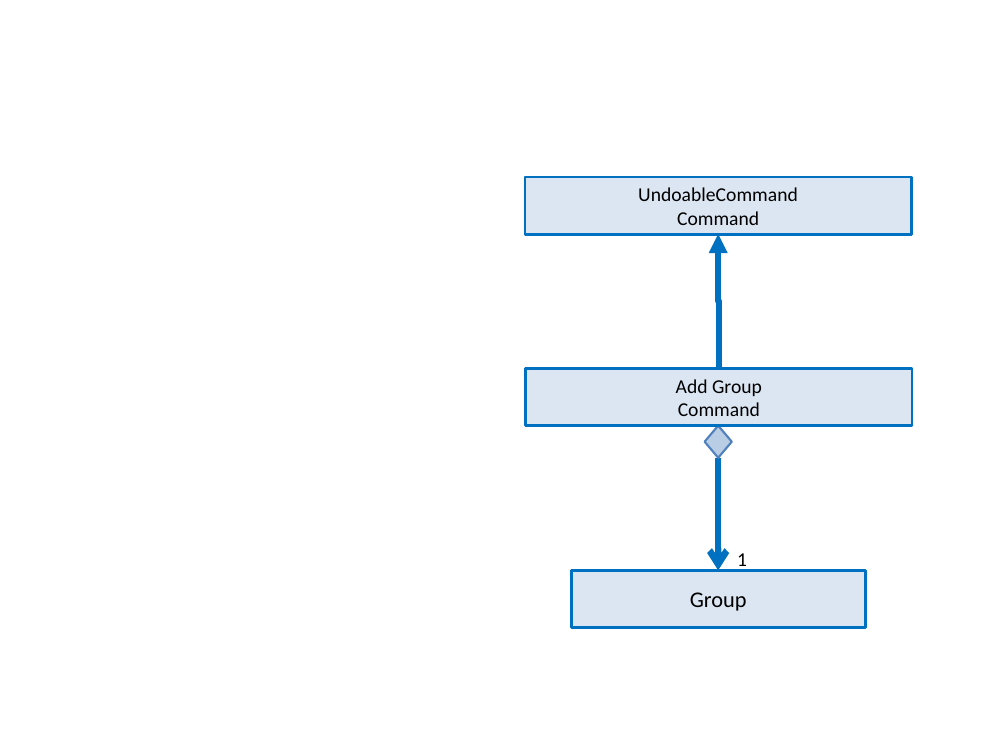
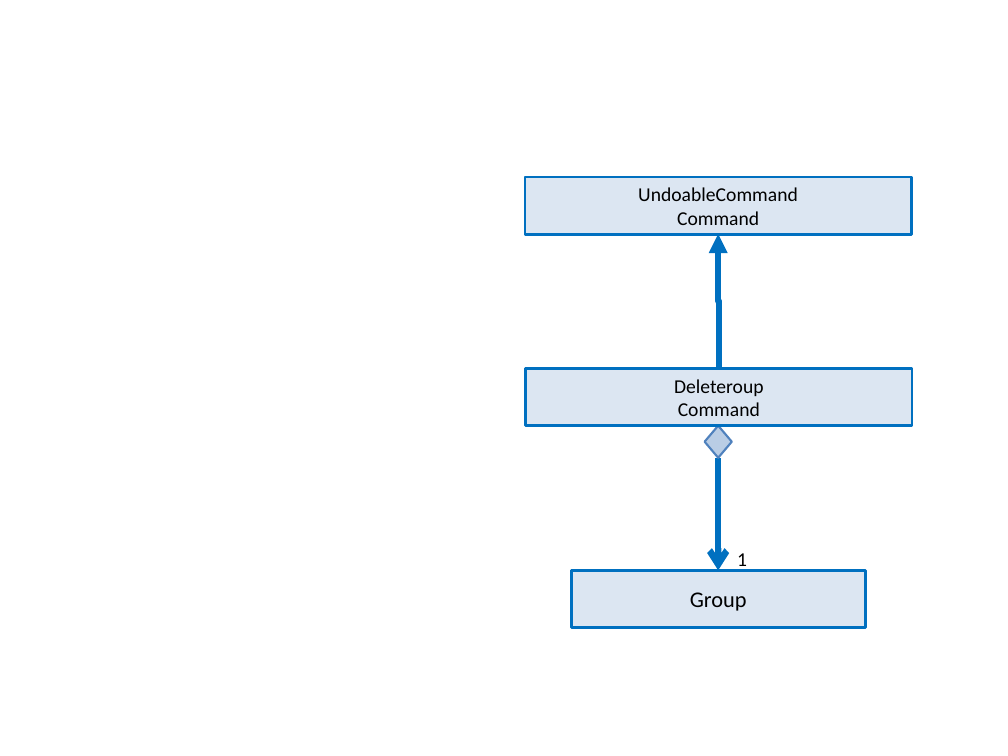
Before and after one commit to nus-cs2103-AY1718S2/addressbook-level4, a slide deck: slide 1 of docs/diagrams/CommandClassDiagram.pptx. Drawn at 1008x756 pixels with LibreOffice and Linux fonts; fonts in the diff are those of the drawing. Boxes give left, top, right and bottom in pixels: in the first picture for what was removed or moved away, otherwise in the second. Text is boxed around its words. In the diff, an @@ line names an element or a change of style, - is before the commit and + after.

```diff
--- a/docs/diagrams/CommandClassDiagram.pptx
+++ b/docs/diagrams/CommandClassDiagram.pptx
@@ text in rectangle at box(674, 379, 764, 396): text changed @@
-Add Group
+Deleteroup
```
Also in this commit, not shown: 4 other files.
